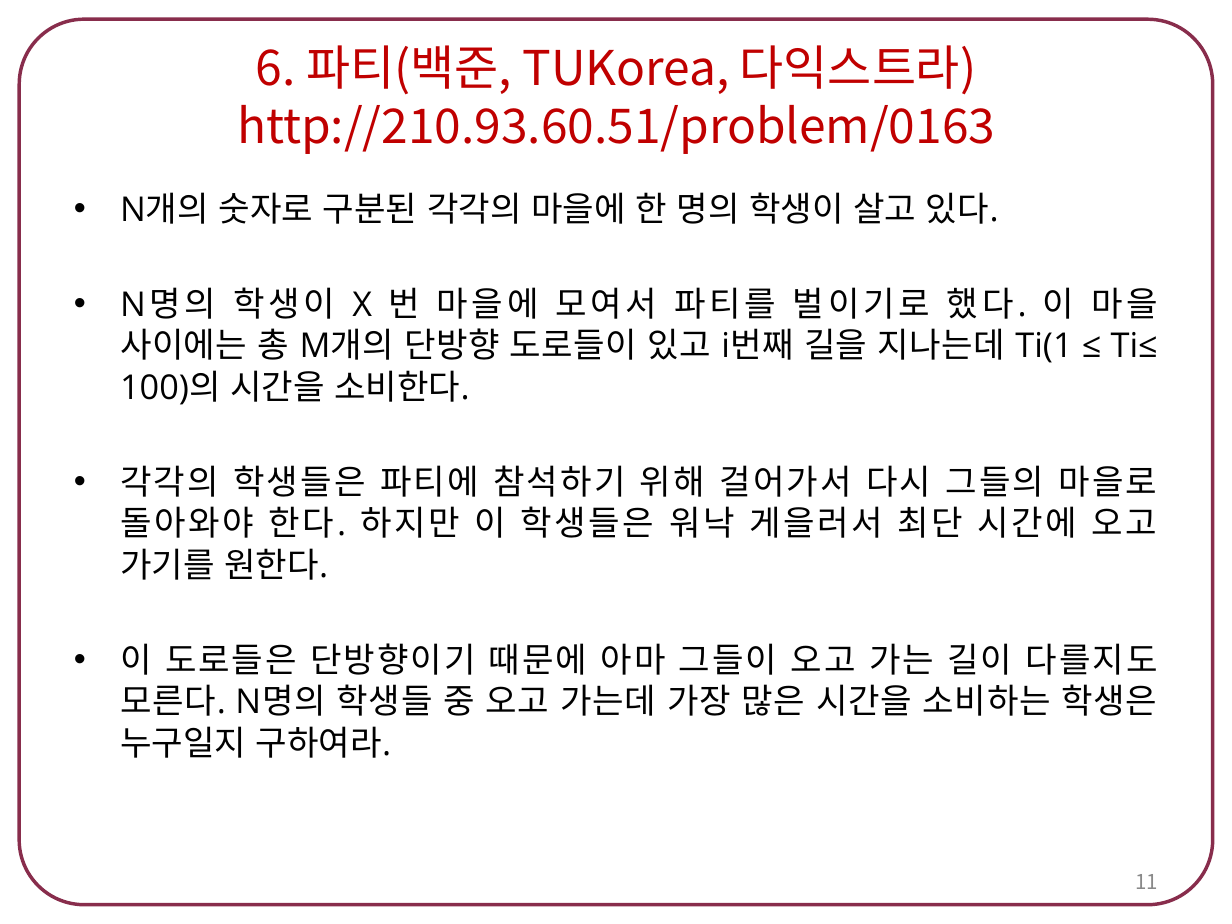
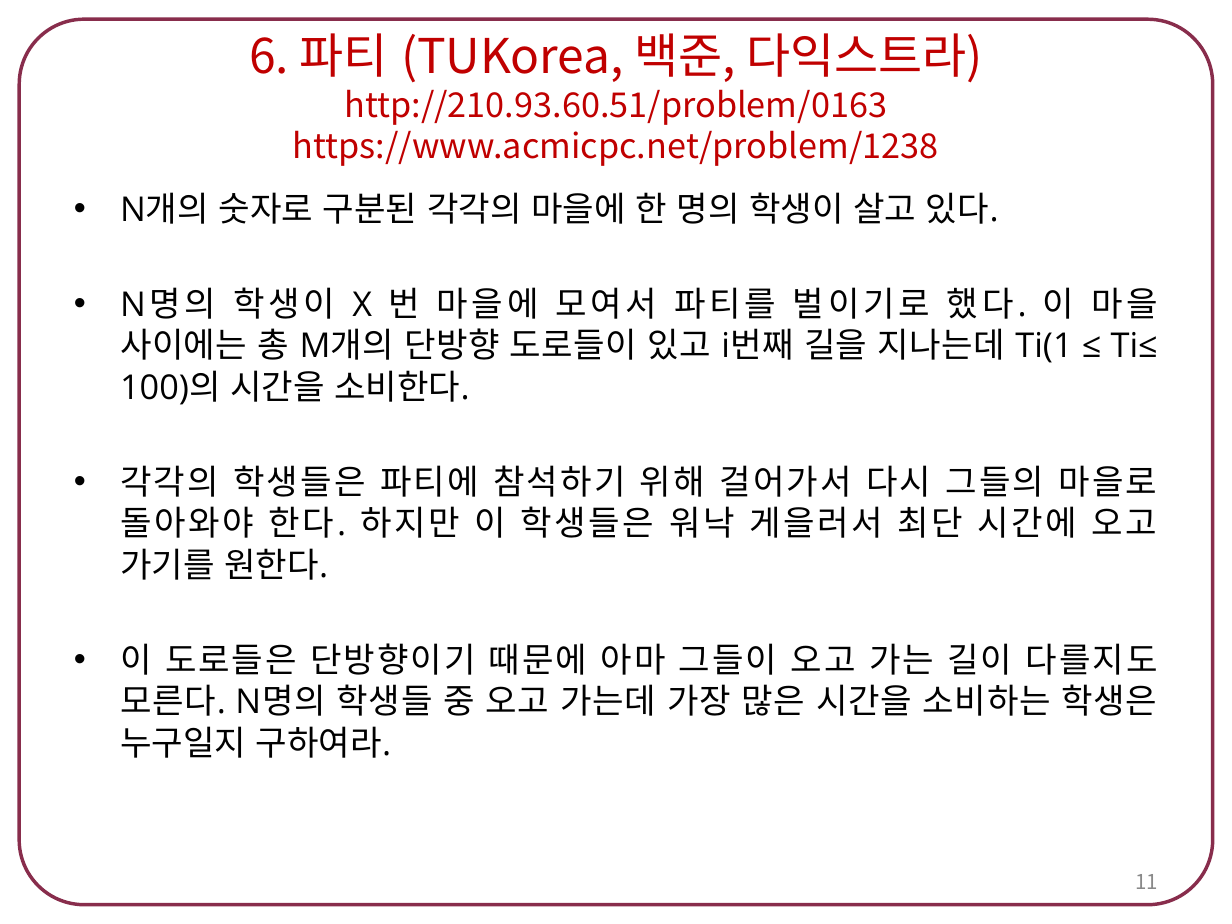
Before and after one commit to tlsdn0403/4-1, a slide deck: slide 11 of 스크립트언어/숙제7. 최단 경로 알고리즘.pptx. Drawn at 1232x924 pixels with LibreOffice and Linux fonts; fonts in the diff are those of the drawing. Boxes give left, top, right and bottom in pixels: in the first picture for what was removed or moved away, otherwise in the second. Text is boxed around its words. In the diff, an @@ line names an element or a change of style, - is before the commit and + after.

```diff
--- a/스크립트언어/숙제7. 최단 경로 알고리즘.pptx
+++ b/스크립트언어/숙제7. 최단 경로 알고리즘.pptx
@@ title at [249, 33, 983, 166]: text changed; size 28 to 20 pt @@
-6. 파티(백준, TUKorea, 다익스트라)
-http://210.93.60.51/problem/0163
+6. 파티 (TUKorea, 백준, 다익스트라)
+http://210.93.60.51/problem/0163
+https://www.acmicpc.net/problem/1238
```
Also in this commit, not shown: 4 other slides changed, 18 other files.
